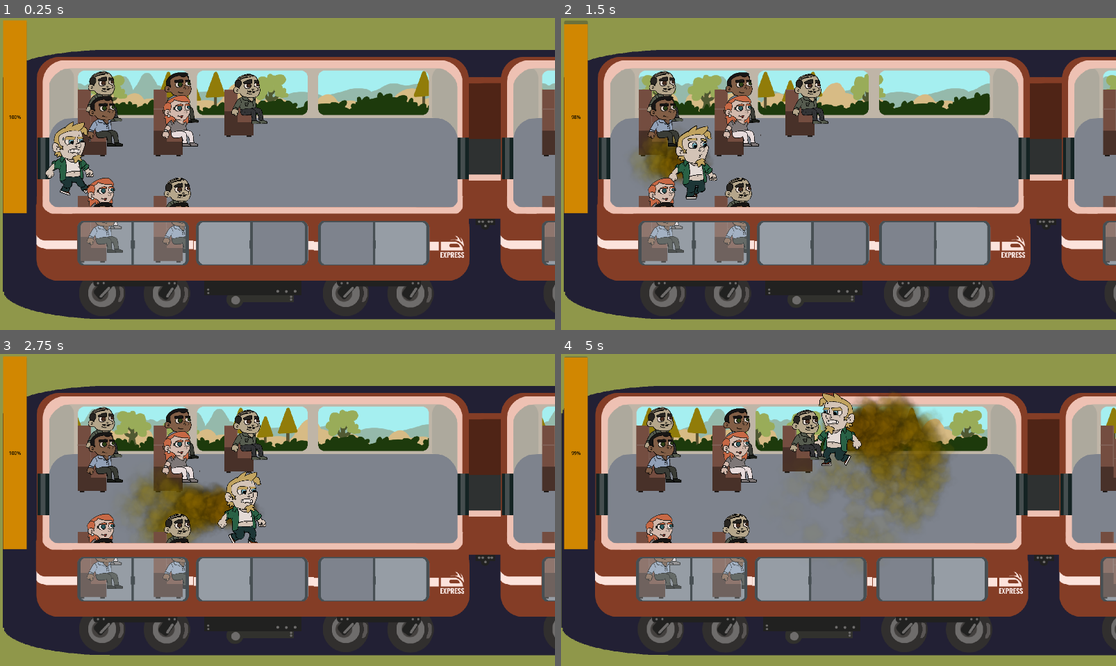
Above: before the commit, frames 1-4 (two rows, left to right).
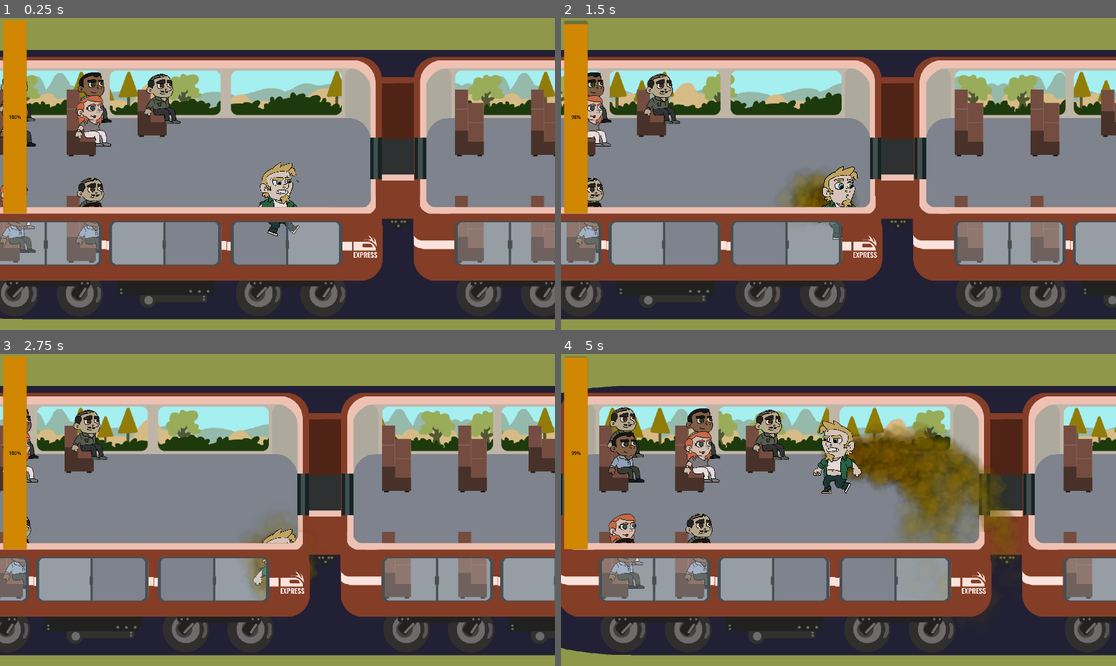
Above: after the commit, the same moments.

Repository: caiotava/Fart-Ninja
Game: Godot game, scene res://main.tscn
Two runs of this game, one before a commit and one after it. Both use one fixed random seed, a clock stepped at 60 frames per second and the inputs below. Sound files missing from this copy of the repository are replaced by a short silence.
Inputs:
- Up to frame 1 (0.25 s): no input
- Up to frame 2 (1.5 s): tap Enter at 0.5 s; hold Right (player_right) 0.53-1.28 s; hold Space (keep) 0.53-1.28 s; hold Down (player_down) from 1.28 s (still down); tap Space (keep) at 1.35 s
- Up to frame 3 (2.75 s): release Down (player_down) at 2.03 s; hold Right (player_right) from 2.03 s (still down); hold Space (keep) from 2.03 s (still down)
- Up to frame 4 (5 s): release Right (player_right) at 2.78 s; release Space (keep) at 2.78 s; hold Up (player_up) 2.78-3.53 s; tap Space (keep) at 2.85, 4.35 s; hold Space (keep) 3.53-4.28 s; hold Left (player_left) from 3.53 s (still down)

The runs differ from the first frame. In frame 1, 41% of the frame differs, in the area x 0-100%, y 10-97%; in frame 2, 45%; in frame 3, 46%; in frame 4, 47%.

Commit message:
Add game over sound

Diff:
--- a/main.tscn
+++ b/main.tscn
@@ -1,21 +1,13 @@
-[gd_scene load_steps=6 format=3 uid="uid://dvrnnt3hq10fa"]
+[gd_scene load_steps=4 format=3 uid="uid://dvrnnt3hq10fa"]
 
 [ext_resource type="Script" path="res://main.gd" id="1_2godn"]
-[ext_resource type="PackedScene" uid="uid://cqyyetjooogp4" path="res://train/carriage.tscn" id="1_4uauv"]
+[ext_resource type="PackedScene" uid="uid://3k0hjwkw483j" path="res://train/carriage.tscn" id="1_4uauv"]
 [ext_resource type="PackedScene" uid="uid://bwgga2x2r687h" path="res://ui/game_over.tscn" id="2_exrdf"]
-[ext_resource type="AudioStream" uid="uid://dm0328b3ew2li" path="res://audio/kazoo_mlp_song.mp3" id="3_v5u7v"]
-[ext_resource type="AudioStream" uid="uid://bhli43j1h21nu" path="res://audio/party_blower.mp3" id="4_hge84"]
 
 [node name="Root" type="Node2D"]
 script = ExtResource("1_2godn")
 
 [node name="Carriage" parent="." instance=ExtResource("1_4uauv")]
-
-[node name="FullReleaseIncrease" parent="Carriage/FartBar" index="2"]
-stream = ExtResource("3_v5u7v")
-
-[node name="Fart" parent="Carriage/FartBar" index="3"]
-stream = ExtResource("4_hge84")
 
 [node name="GameOver" parent="." instance=ExtResource("2_exrdf")]
 visible = false
@@ -25,10 +17,8 @@
 offset_right = -102.0
 offset_bottom = -105.0
 
-[connection signal="game_over" from="Carriage/Passengers/Passenger" to="." method="_on_passenger_game_over"]
 [connection signal="pressed" from="GameOver/Button" to="." method="_on_retry_pressed"]
 
 [editable path="Carriage"]
-[editable path="Carriage/Passengers/Player"]
-[editable path="Carriage/Passengers/Passenger"]
+[editable path="Carriage/Player"]
 [editable path="GameOver"]
--- a/train/carriage.tscn
+++ b/train/carriage.tscn
@@ -22,11 +22,11 @@
 [sub_resource type="CircleShape2D" id="CircleShape2D_s2l13"]
 radius = 30.0
 
-[node name="Carriage" type="Node2D" node_paths=PackedStringArray("player", "main_carriage")]
+[node name="Carriage" type="Node2D"]
 y_sort_enabled = true
 script = ExtResource("1_ee3qt")
-player = NodePath("Player")
-main_carriage = NodePath("Carriages/Carriage01")
+player = null
+main_carriage = null
 
 [node name="Camera2D" type="Camera2D" parent="."]
 position = Vector2(1461, 628)
--- /dev/null
+++ b/ui/game_over.gd
@@ -0,0 +1,25 @@
+extends Control
+
+var sounds = []
+
+# Called when the node enters the scene tree for the first time.
+func _ready():
+	sounds.append(preload("res://audio/game_over/crowdpanic_hazmat.wav"))
+	sounds.append(preload("res://audio/game_over/emission_impossible.wav"))
+	sounds.append(preload("res://audio/game_over/fartepiano.wav"))
+	sounds.append(preload("res://audio/game_over/fart_ninja_fail.wav"))
+
+
+
+# Called every frame. 'delta' is the elapsed time since the previous frame.
+func _process(delta):
+	pass
+
+
+
+func _on_visibility_changed():
+	if visible:
+		var i = randi_range(0, sounds.size()-1)
+		var sound = sounds[i]
+		$Sound.stream = sound
+		$Sound.play()
--- a/ui/game_over.tscn
+++ b/ui/game_over.tscn
@@ -1,4 +1,6 @@
-[gd_scene format=3 uid="uid://bwgga2x2r687h"]
+[gd_scene load_steps=2 format=3 uid="uid://bwgga2x2r687h"]
+
+[ext_resource type="Script" path="res://ui/game_over.gd" id="1_877qr"]
 
 [node name="GameOver" type="Control"]
 layout_mode = 3
@@ -11,6 +13,7 @@
 offset_bottom = -818.0
 grow_horizontal = 2
 grow_vertical = 2
+script = ExtResource("1_877qr")
 
 [node name="RichTextLabel" type="RichTextLabel" parent="."]
 layout_mode = 0
@@ -29,3 +32,7 @@
 offset_bottom = 855.0
 theme_override_font_sizes/font_size = 100
 text = "Retry"
+
+[node name="Sound" type="AudioStreamPlayer2D" parent="."]
+
+[connection signal="visibility_changed" from="." to="." method="_on_visibility_changed"]
Not shown, added: audio/game_over/crowdpanic_hazmat.wav.import
Not shown, added: audio/game_over/emission_impossible.wav.import
Not shown, added: audio/game_over/fart_ninja_fail.wav.import
Not shown, added: audio/game_over/fartepiano.wav.import
Not shown, added: audio/game_over/crowdpanic_hazmat.wav
Not shown, added: audio/game_over/emission_impossible.wav
Not shown, added: audio/game_over/fart_ninja_fail.wav
Not shown, added: audio/game_over/fartepiano.wav
